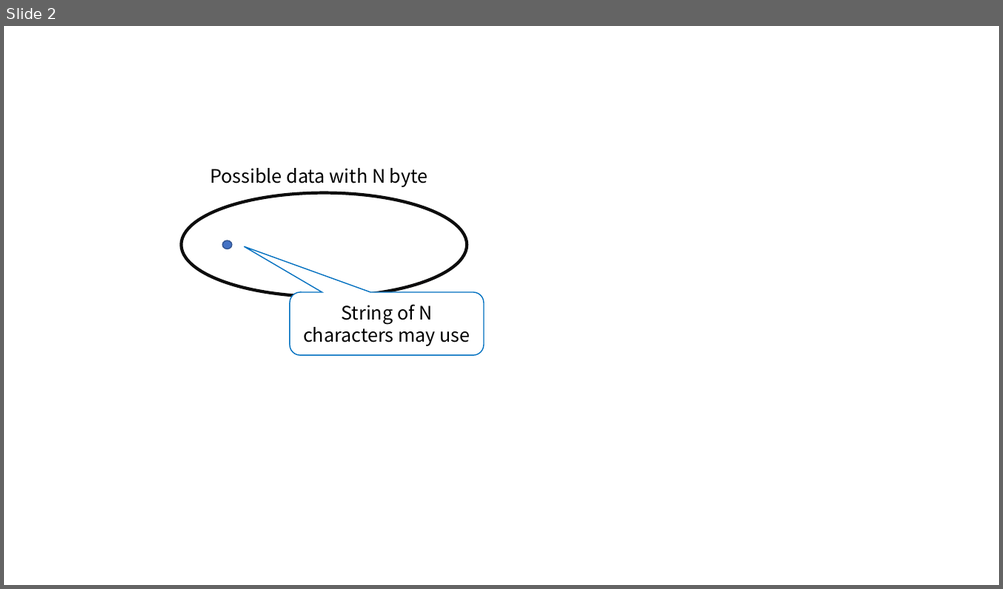
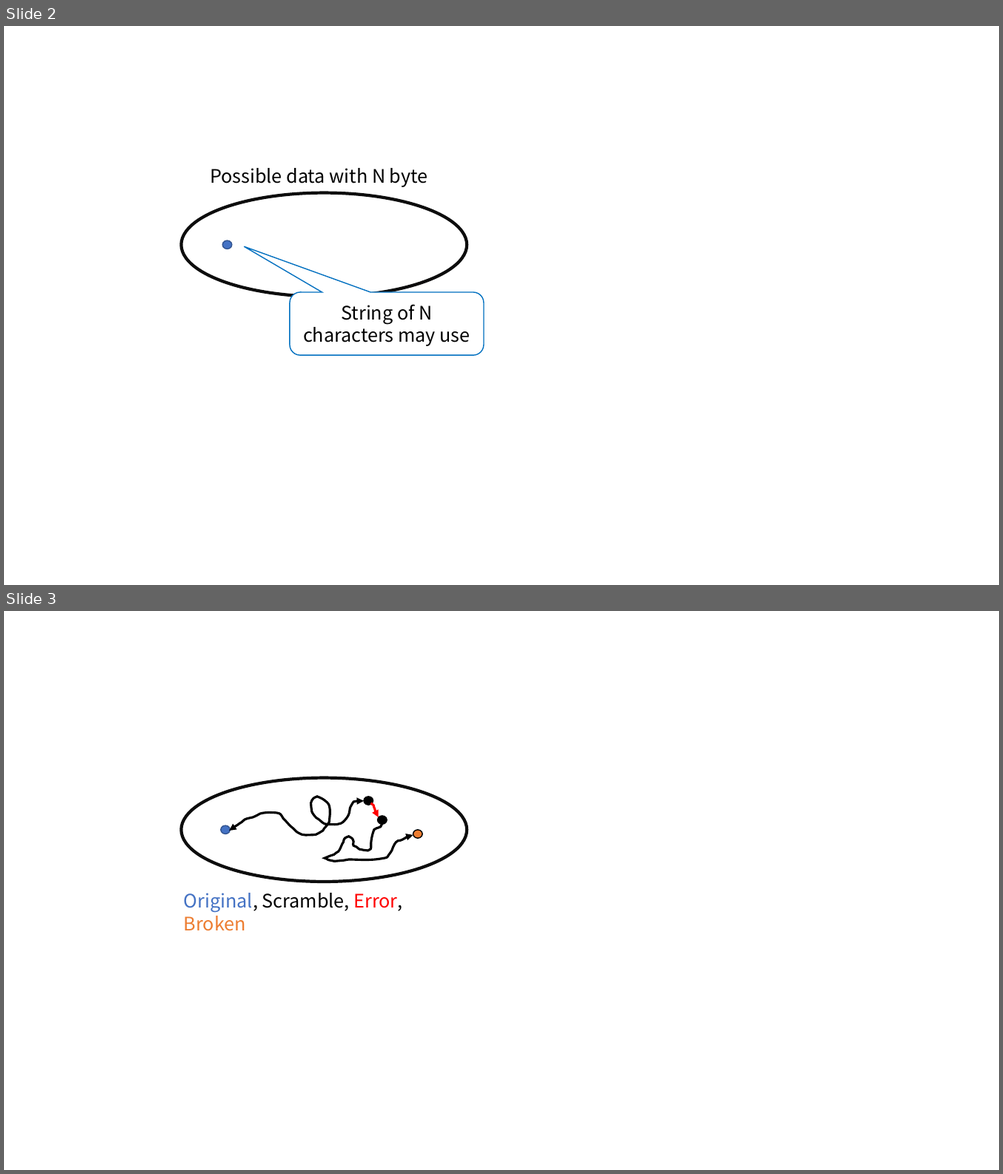
Before and after one commit to Tagussan/bitsnarl, a slide deck: docs/bitsnarl_figs.pptx. Shown one above the other, each under a label of ours: slide 2 before the commit, slides 2 and 3 after it. The pictures are 1003x589 and 1003x1174 pixels, drawn with LibreOffice and Linux fonts; fonts in the diff are those of the drawing. Boxes give left, top, right and bottom in pixels: in the first picture for what was removed or moved away, otherwise in the second. Text is boxed around its words. In the diff, an @@ line names an element or a change of style, - is before the commit and + after.

```diff
--- a/docs/bitsnarl_figs.pptx
+++ b/docs/bitsnarl_figs.pptx
@@ slide 3 added at box(4, 611, 999, 1170), background #FFFFFF @@
@@ ellipse added at box(182, 778, 467, 882), outline #0D0D0D 3 pt @@
@@ freeform shape added at box(229, 797, 364, 835), outline #000000 2.25 pt @@
@@ ellipse added at box(364, 797, 373, 805), fill #000000, outline #000000 1 pt @@
@@ freeform shape added at box(371, 803, 378, 817), outline #FF0000 2.25 pt @@
@@ ellipse added at box(220, 826, 229, 834), fill #4472C4, outline #325491 1 pt @@
@@ freeform shape added at box(325, 824, 413, 862), outline #000000 2.25 pt @@
@@ ellipse added at box(378, 816, 387, 824), fill #000000, outline #000000 1 pt @@
@@ ellipse added at box(413, 829, 422, 838), fill #ED7D31, outline #000000 1 pt @@
@@ text added at box(184, 893, 403, 931), 18 pt, text #000000 @@
+Original, Scramble, Error, Broken
```
Also in this commit, not shown: 2 other files.
